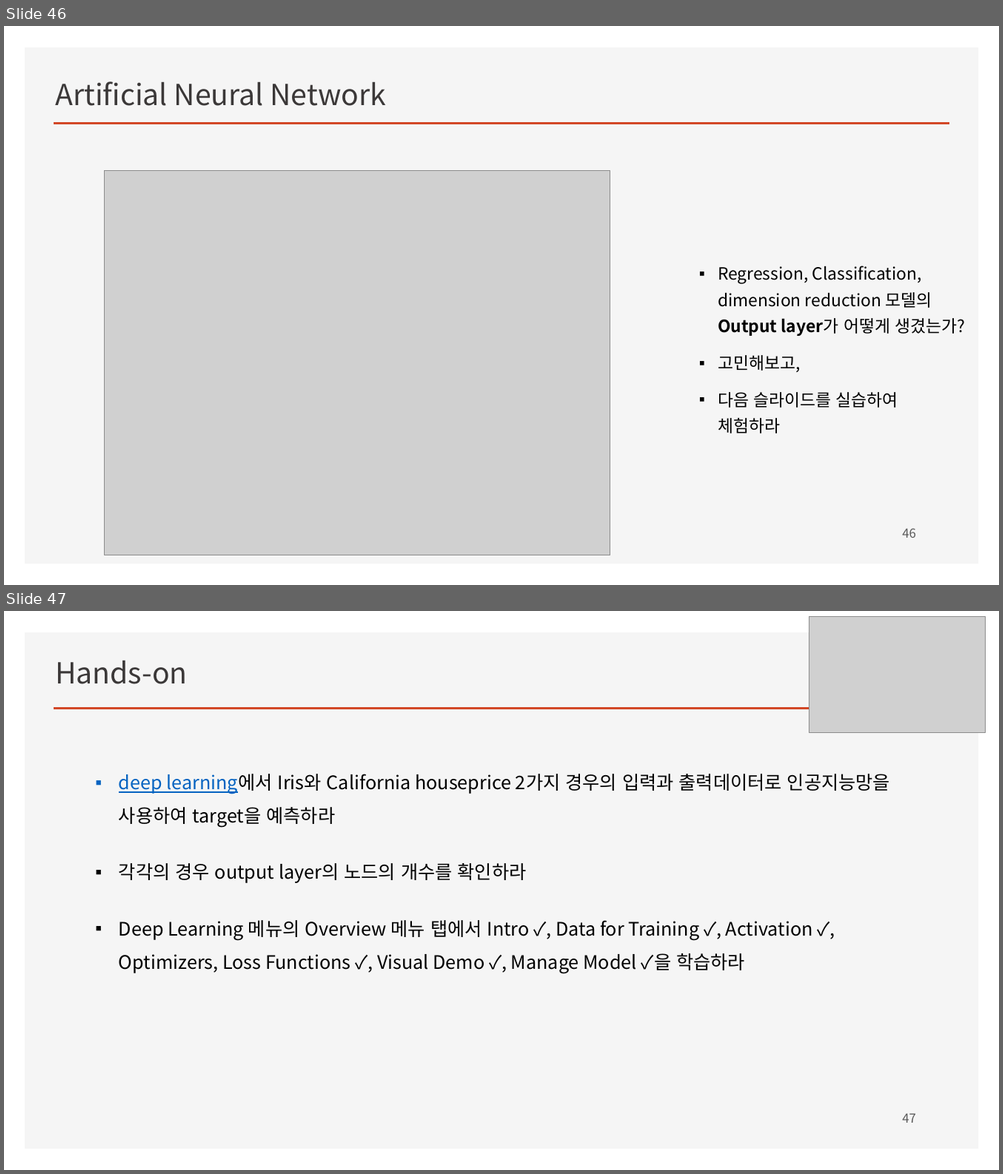
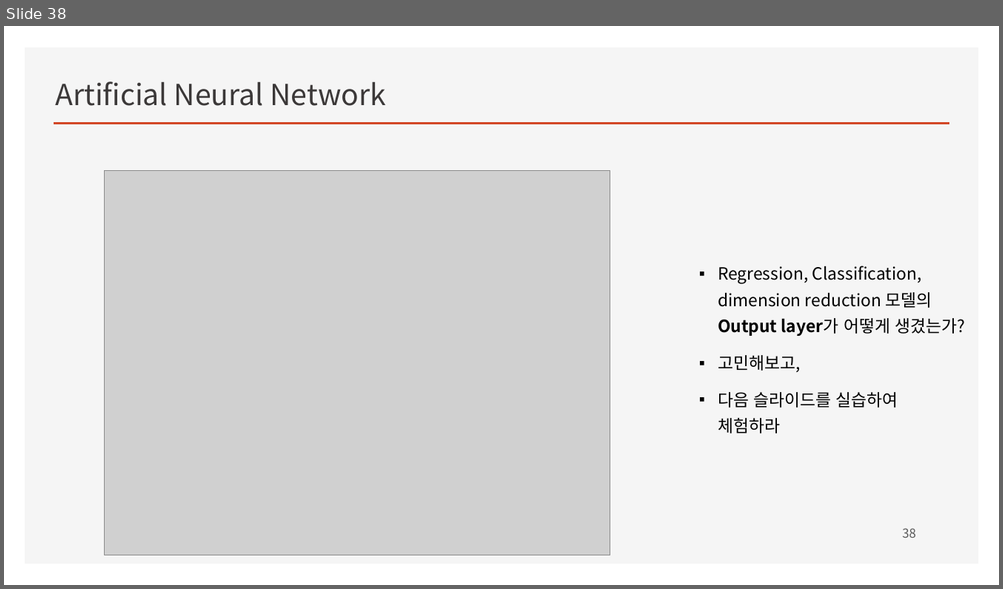
Before and after one commit to ancestor9/mathematics-for-machine-learning, a slide deck: Linear_Algebra/w4_Perceptron_Regression.pptx. Shown one above the other, each under a label of ours: slides 46 and 47 before the commit, slide 38 after it. The pictures are 1003x1174 and 1003x589 pixels, drawn with LibreOffice and Linux fonts; fonts in the diff are those of the drawing; grey boxes stand for pictures; background and template pictures are left out. Boxes give left, top, right and bottom in pixels: in the first picture for what was removed or moved away, otherwise in the second. Text is boxed around its words. In the diff, an @@ line names an element or a change of style, - is before the commit and + after.

```diff
--- a/Linear_Algebra/w4_Perceptron_Regression.pptx
+++ b/Linear_Algebra/w4_Perceptron_Regression.pptx
@@ slide 47 removed at (4, 611, 999, 1170), background #FFFFFF; not listed: 2 template elements that a slide beside it also shows @@
@@ picture removed at (809, 616, 984, 732) @@
@@ text removed at (55, 660, 188, 684) @@
-Hands-on
@@ text removed at (119, 774, 890, 974) @@
-▪ deep learning에서 Iris와 California houseprice 2가지 경우의 입력과 출력데이터로 인공지능망을 사용하여 target을 예측하라
-▪ 각각의 경우 output layer의 노드의 개수를 확인하라
-▪ Deep Learning 메뉴의 Overview 메뉴 탭에서 Intro ✓, Data for Training ✓, Activation ✓, Optimizers, Loss Functions ✓, Visual Demo ✓, Manage Model ✓을 학습하라
@@ page number removed at (902, 1113, 916, 1123) @@
-47
@@ what was slide 46 is now slide 38 @@
@@ page number at (902, 528, 916, 538): text changed @@
-46
+38
```
Also in this commit, not shown: 15 slides changed, 7 slides added, 20 other slides removed.
